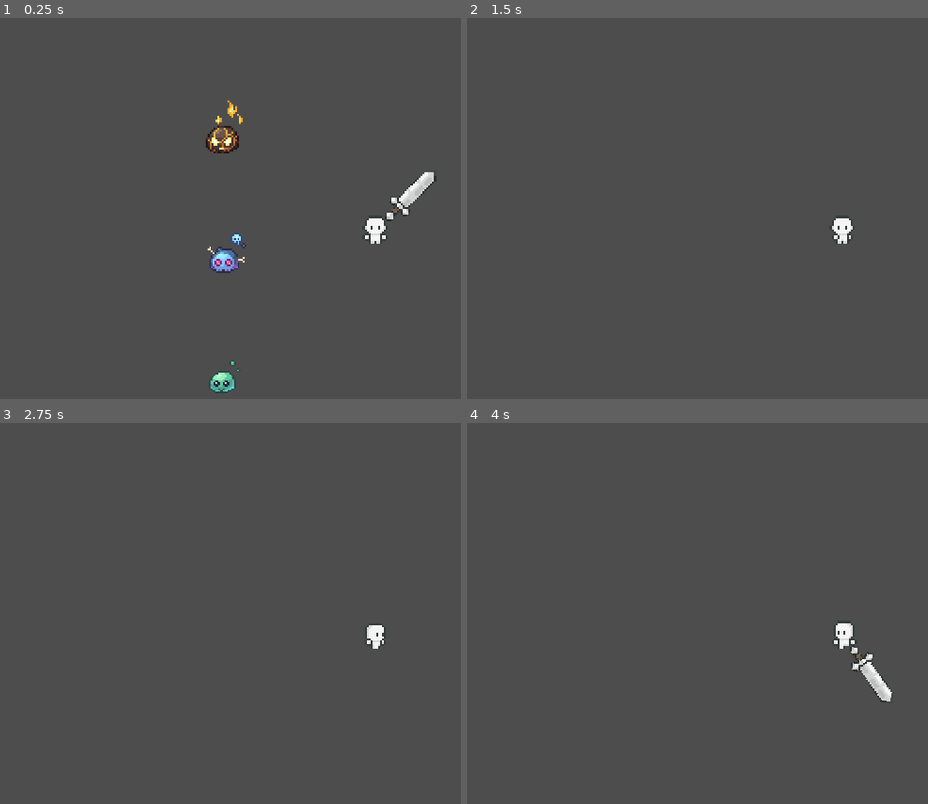
Above: before the commit, frames 1-4 (two rows, left to right).
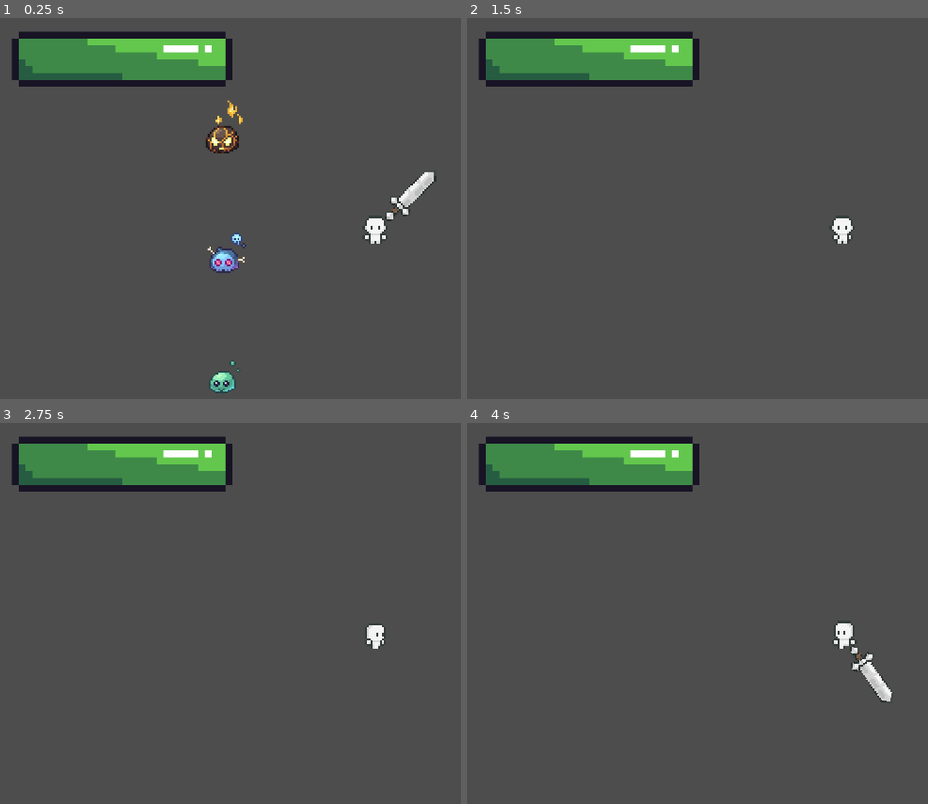
Above: after the commit, the same moments.

Repository: mintifish/game_repository
Game: Godot game, scene res://scenes/main.tscn
Same seed, same stepped clock (60 frames per second), same inputs: the game is played once before the commit and once after it.
Inputs (mouse positions are in pixels of both pictures, inside the frame that each line leads up to):
- Up to frame 1 (0.25 s): no input
- Up to frame 2 (1.5 s): move the mouse to (outside the picture) at 0.52 s; hold D (move_right) 0.53-1.28 s; click (outside the picture) at 0.6 s; move the mouse to (692, 250) at 1.27 s; hold S (move_down) from 1.28 s (still down); tap Shift (walk) at 1.35 s
- Up to frame 3 (2.75 s): move the mouse to (451, 541) at 2.02 s; release S (move_down) at 2.03 s; hold D (move_right) from 2.03 s (still down); click (451, 541) at 2.1 s
- Up to frame 4 (4 s): move the mouse to (803, 720) at 2.77 s; release D (move_right) at 2.78 s; hold W (move_up) 2.78-3.53 s; tap Shift (walk) at 2.85 s; move the mouse to (outside the picture) at 3.52 s; hold A (move_left) from 3.53 s (still down); click (outside the picture) at 3.6 s

The runs differ from the first frame. In frame 1, 6.9% of the frame differs, in the area x 2-51%, y 3-19%; in frame 2, 6.9%; in frame 3, 6.9%; in frame 4, 6.9%.

Commit message:
player health bar

Diff:
--- a/base_enemy_state_machine/state_machine.gd
+++ b/base_enemy_state_machine/state_machine.gd
@@ -14,7 +14,6 @@
 
 	current_state = new_state
 	current_state.enter()
-	#print(current_state)
 
 func process_physics(delta: float) -> void:
 	var new_state = current_state.process_physics(delta)
--- a/player_state_machine/state_machine.gd
+++ b/player_state_machine/state_machine.gd
@@ -14,7 +14,6 @@
 
 	current_state = new_state
 	current_state.enter()
-	print(current_state)
 
 func process_physics(delta: float) -> void:
 	var new_state = current_state.process_physics(delta)
--- a/scenes/player.tscn
+++ b/scenes/player.tscn
@@ -10,7 +10,10 @@
 [ext_resource type="Texture2D" uid="uid://btxjmnkb7l2ed" path="res://art/player/Basic/death.png" id="5_ht67h"]
 [ext_resource type="Script" path="res://scripts/player_states/run.gd" id="7_nciuy"]
 [ext_resource type="Texture2D" uid="uid://ciofr821b1kyr" path="res://art/player/sword/IronSword.png" id="8_30x47"]
+[ext_resource type="Texture2D" uid="uid://bdbod53mr8pt5" path="res://art/GUI/health_bar/progress bar medium rounded progress tintable grey.png" id="8_33mqo"]
 [ext_resource type="Script" path="res://scripts/player_states/walk.gd" id="8_lpt6j"]
+[ext_resource type="Texture2D" uid="uid://2omb0bcn8tf7" path="res://art/GUI/health_bar/progress bar medium rounded over.png" id="9_p7xy7"]
+[ext_resource type="Texture2D" uid="uid://b5aanuxqf112c" path="res://art/GUI/health_bar/progress bar medium rounded progress green.png" id="10_irxfe"]
 [ext_resource type="Script" path="res://scripts/player_states/attack.gd" id="11_lqfur"]
 
 [sub_resource type="RectangleShape2D" id="RectangleShape2D_f7f80"]
@@ -567,6 +570,17 @@
 
 [node name="Camera2D" type="Camera2D" parent="."]
 zoom = Vector2(5, 5)
+
+[node name="HealthBar" type="TextureProgressBar" parent="."]
+offset_left = -186.0
+offset_top = -101.0
+offset_right = -146.0
+offset_bottom = -61.0
+scale = Vector2(3.52014, 3.52014)
+value = 10.0
+texture_under = ExtResource("8_33mqo")
+texture_over = ExtResource("9_p7xy7")
+texture_progress = ExtResource("10_irxfe")
 
 [node name="state_machine" parent="." node_paths=PackedStringArray("starting_state") instance=ExtResource("3_hcrjv")]
 starting_state = NodePath("idle")
@@ -597,3 +611,8 @@
 idle_state = NodePath("../idle")
 run_state = NodePath("../run")
 current_animation = "front_idle"
+
+[node name="RegenTimer" type="Timer" parent="."]
+wait_time = 2.0
+
+[connection signal="timeout" from="RegenTimer" to="." method="_on_regen_timer_timeout"]
--- a/scripts/base_enemy_states/attack.gd
+++ b/scripts/base_enemy_states/attack.gd
@@ -1,7 +1,6 @@
 extends BaseEnemyState
 
 @export var chase_state: BaseEnemyState
-
 var has_dealt_damage: bool = false
 
 func enter():
--- a/scripts/global.gd
+++ b/scripts/global.gd
@@ -1,6 +1,5 @@
 extends Node
 
 var player_position = Vector2.ZERO
-
 var player_max_hp = 100
 var player_current_hp = player_max_hp
--- a/scripts/player.gd
+++ b/scripts/player.gd
@@ -3,13 +3,17 @@
 
 @onready var animations = $animations
 @onready var state_machine = $state_machine
+@onready var health_bar = $HealthBar
+
+@onready var regen_timer = $RegenTimer
+var regen_speed: float = 0.1
+var is_regenerating: bool = false
 
 var player_direction: Vector2
 var player_last_direction: Vector2
 var player_last_velocity: Vector2
 
 @export var weapon_stats: WeaponResource
-
 @onready var weapon_texture = $weapon
 @onready var weapon_collision_shape = $weapon/WeaponArea2D/CollisionShape2D
 var weapon_damage_deal: float
@@ -29,9 +33,23 @@
 func _physics_process(delta: float) -> void:
 	state_machine.process_physics(delta)
 	Global.player_position = position
+	update_health_bar()
 
 func _process(delta: float) -> void:
 	state_machine.process_frame(delta)
 
-func player():
-	pass
+func update_health_bar():
+	if health_bar.value != Global.player_current_hp:
+		health_bar.value = Global.player_current_hp
+
+	if is_regenerating == false and Global.player_current_hp < Global.player_max_hp and regen_timer.is_stopped():
+		regen_timer.start()
+
+	if is_regenerating:
+		Global.player_current_hp += regen_speed
+		if Global.player_current_hp >= Global.player_max_hp:
+			is_regenerating = false
+			Global.player_current_hp = Global.player_max_hp
+
+func _on_regen_timer_timeout() -> void:
+	is_regenerating = true
--- a/scripts/player_states/attack.gd
+++ b/scripts/player_states/attack.gd
@@ -15,23 +15,19 @@
 			start_degrees = -15
 			end_degrees = 105
 			step_degrees = swing_speed
-			print("Right")
 		else:  # Left
 			start_degrees = -75
 			end_degrees = -195
 			step_degrees = -swing_speed
-			print("Left")
 	else:  # Up or Down movement
 		if pos.y > 0:  # Down
 			start_degrees = 75
 			end_degrees = 195
 			step_degrees = swing_speed
-			print("Down")
 		else:  # Up
 			start_degrees = -105
 			end_degrees = 15
 			step_degrees = swing_speed
-			print("Up")
 
 	current_degrees = start_degrees
 
Binary file removed: art/player/enemys/Slime1/Attack/Slime1_Attack_body.png
Not shown, removed: art/player/enemys/Slime1/Attack/Slime1_Attack_body.png.import
Binary file removed: art/player/enemys/Slime1/Attack/Slime1_Attack_full.png
Not shown, removed: art/player/enemys/Slime1/Attack/Slime1_Attack_full.png.import
Binary file removed: art/player/enemys/Slime1/Attack/Slime1_Attack_shadow.png
Not shown, removed: art/player/enemys/Slime1/Attack/Slime1_Attack_shadow.png.import
Binary file removed: art/player/enemys/Slime1/Death/Slime1_Death_body.png
Not shown, removed: art/player/enemys/Slime1/Death/Slime1_Death_body.png.import
Binary file removed: art/player/enemys/Slime1/Death/Slime1_Death_full.png
Not shown, removed: art/player/enemys/Slime1/Death/Slime1_Death_full.png.import
Binary file removed: art/player/enemys/Slime1/Death/Slime1_Death_shadow.png
Not shown, removed: art/player/enemys/Slime1/Death/Slime1_Death_shadow.png.import
(and 98 more such lines)
